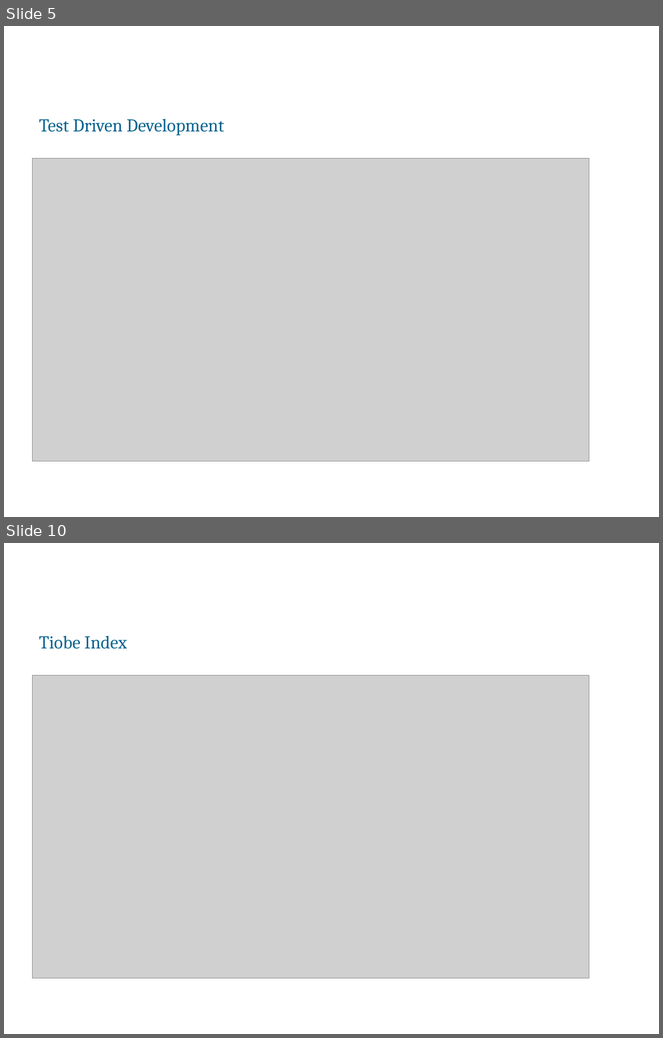
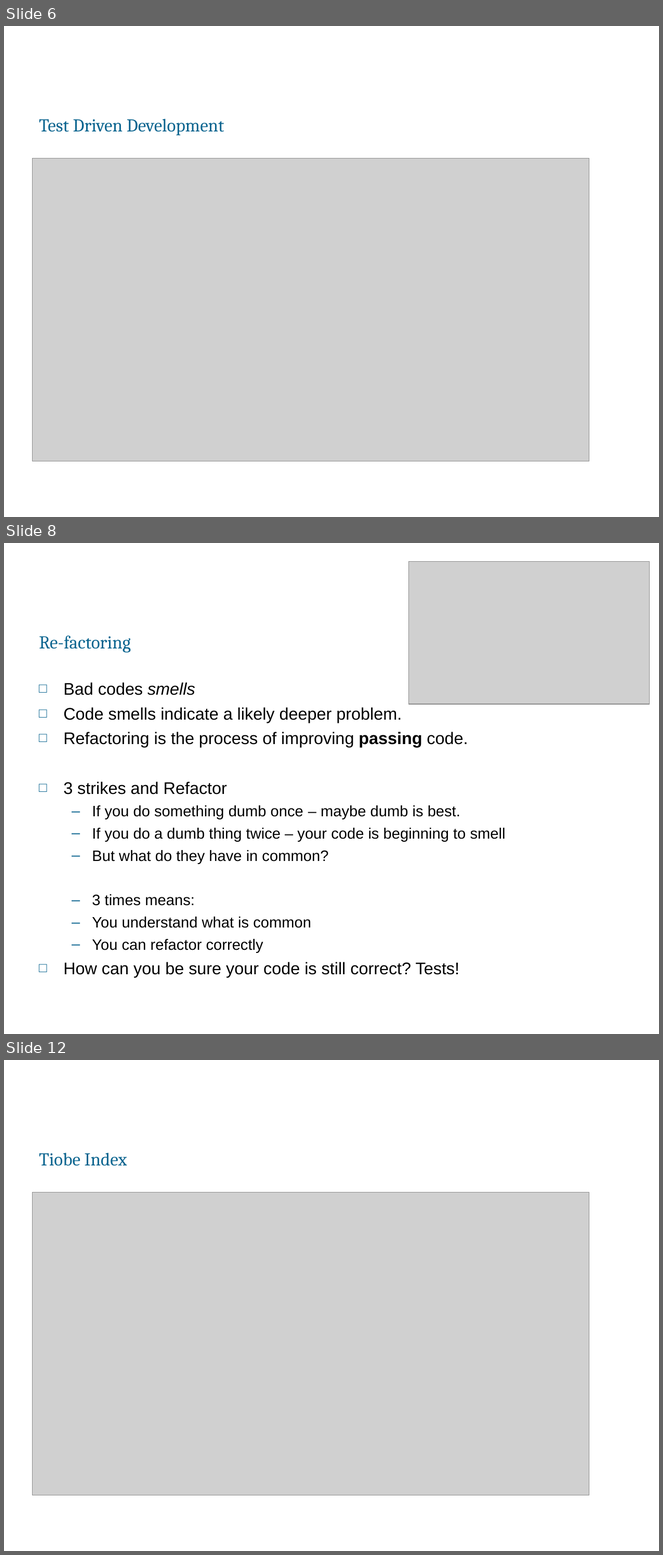
Before and after one commit to mouroboros/python_exercises, a slide deck: TDD.ppt. Shown one above the other, each under a label of ours: slides 5 and 10 before the commit, slides 6, 8 and 12 after it; the slides between them are not shown. The pictures are 663x1038 and 663x1555 pixels, drawn with LibreOffice and Linux fonts; fonts in the diff are those of the drawing; grey boxes stand for pictures; background and template pictures are left out. Boxes give left, top, right and bottom in pixels: in the first picture for what was removed or moved away, otherwise in the second. Text is boxed around its words. In the diff, an @@ line names an element or a change of style, - is before the commit and + after.

```diff
--- a/TDD.ppt
+++ b/TDD.ppt
@@ slide 8 added at bbox=[4, 543, 659, 1034], background picture (left out) @@
@@ picture added at bbox=[409, 561, 649, 704] @@
@@ title added at bbox=[39, 636, 131, 653], 20 pt, text #0A648F @@
+Re-factoring
@@ text added at bbox=[63, 682, 506, 978], 16.6 pt, text #000000 @@
+□ Bad codes smells
+□ Code smells indicate a likely deeper problem.
+□ Refactoring is the process of improving passing code.
+□ 3 strikes and Refactor
+  – If you do something dumb once – maybe dumb is best.
+  – If you do a dumb thing twice – your code is beginning to smell
+  – But what do they have in common?
+  – 3 times means:
+  – You understand what is common
+  – You can refactor correctly
+□ How can you be sure your code is still correct? Tests!
@@ what was slide 5 is now slide 6 @@
@@ what was slide 10 is now slide 12 @@
```
Also in this commit, not shown: 5 slides changed, 3 other slides added, 4 other files.
